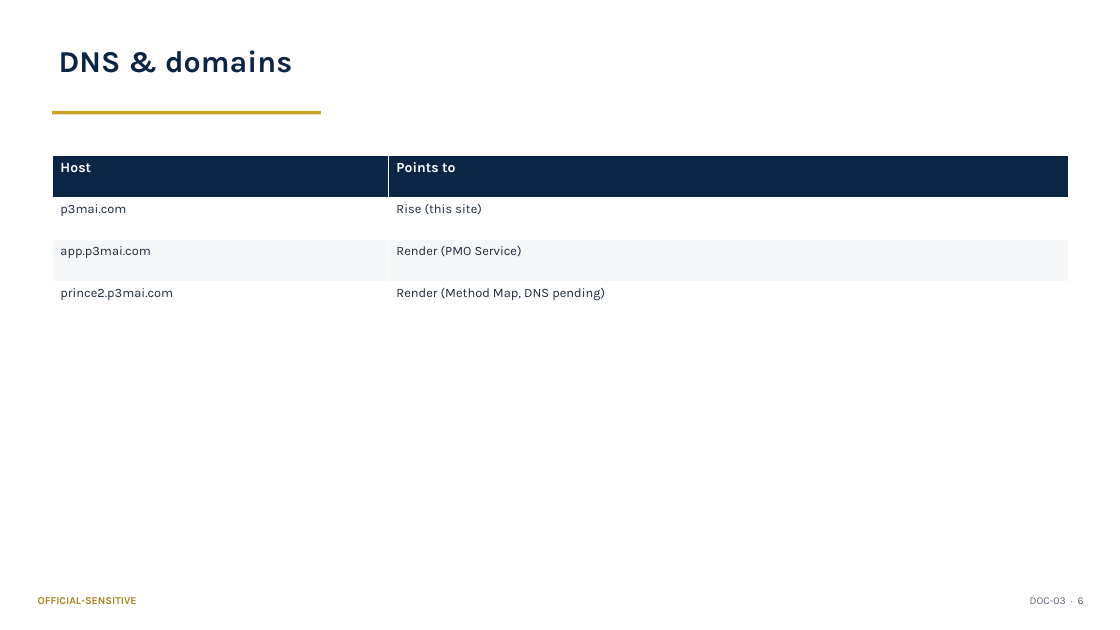
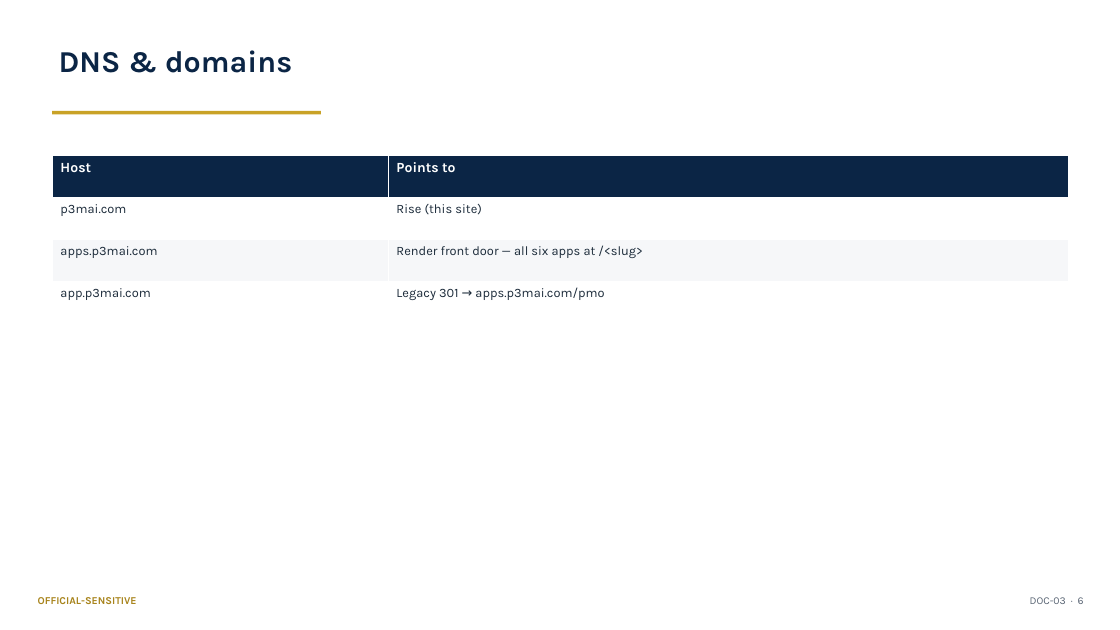
Before and after one commit to DRC63/p3mai-website, a slide deck: slide 6 of docs/03_Operation_Manual_Summary.pptx. Drawn at 1120x630 pixels with LibreOffice and Linux fonts; fonts in the diff are those of the drawing. Boxes give left, top, right and bottom in pixels: in the first picture for what was removed or moved away, otherwise in the second. Text is boxed around its words. In the diff, an @@ line names an element or a change of style, - is before the commit and + after.

```diff
--- a/docs/03_Operation_Manual_Summary.pptx
+++ b/docs/03_Operation_Manual_Summary.pptx
@@ table at <box>52,155,1069,323</box> @@
-row 3, column 1: app.p3mai.com
+row 3, column 1: apps.p3mai.com
-row 3, column 2: Render (PMO Service)
+row 3, column 2: Render front door — all six apps at /<slug>
-row 4, column 1: prince2.p3mai.com
+row 4, column 1: app.p3mai.com
-row 4, column 2: Render (Method Map, DNS pending)
+row 4, column 2: Legacy 301 → apps.p3mai.com/pmo
```
Also in this commit, not shown: 7 other slides changed, 13 other files.
